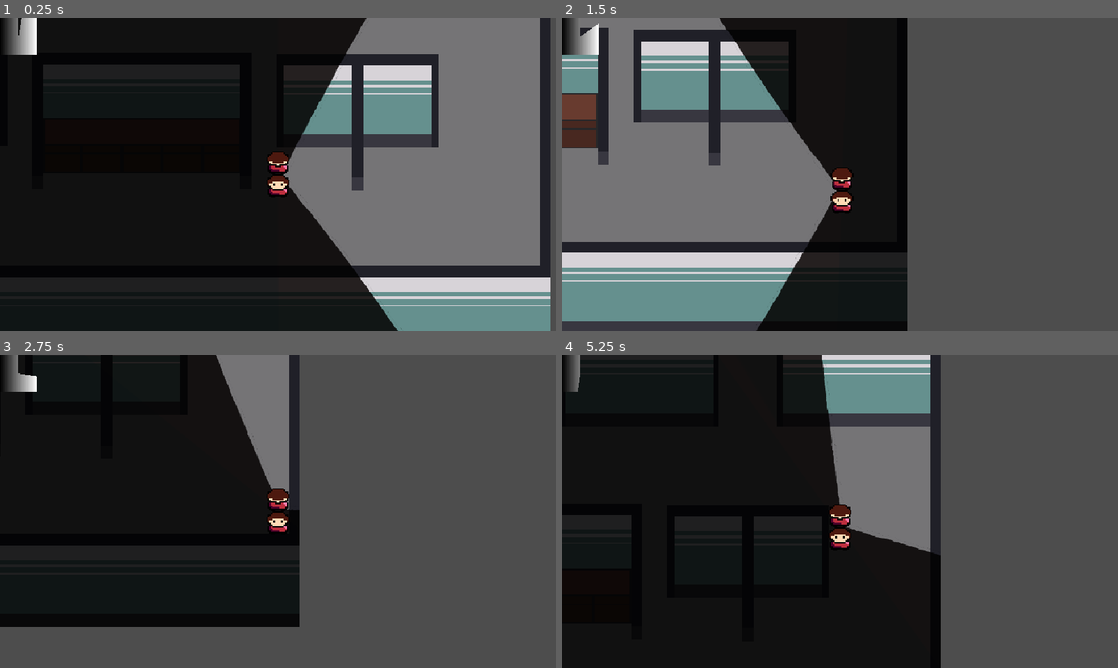
Above: before the commit, frames 1-4 (two rows, left to right).
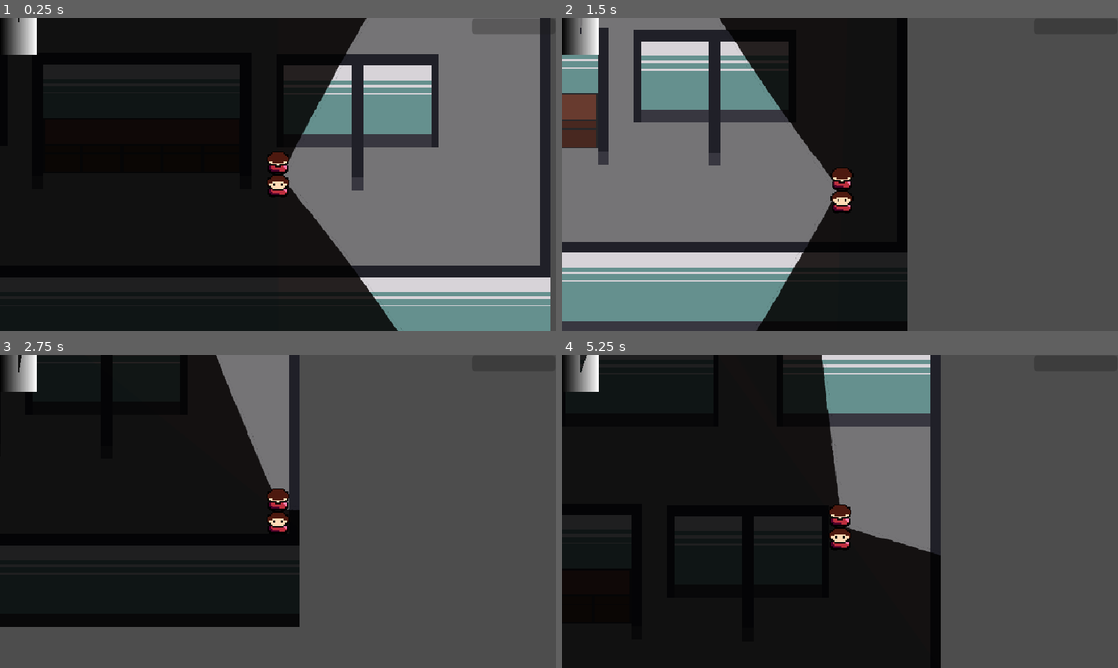
Above: after the commit, the same moments.

Repository: ygda-org/brackeys-26.2
Game: Godot game, scene res://main/main.tscn
The game is run twice, just before and just after one commit, with the same random seed, the same clock (stepped at 60 frames per second) and the same inputs. Sound files missing from this copy of the repository are replaced by a short silence.
Inputs (mouse positions are in pixels of both pictures, inside the frame that each line leads up to):
- Up to frame 1 (0.25 s): no input
- Up to frame 2 (1.5 s): tap Enter at 0.5 s; move the mouse to (962, 158) at 0.52 s; hold D (right) 0.53-1.28 s; click (962, 158) at 0.6 s; move the mouse to (728, 190) at 1.27 s; hold S (down) from 1.28 s (still down); click (728, 190) at 1.35 s
- Up to frame 3 (2.75 s): move the mouse to (333, 442) at 2.02 s; release S (down) at 2.03 s; hold D (right) from 2.03 s (still down); click (333, 442) at 2.1 s
- Up to frame 4 (5.25 s): move the mouse to (812, 574) at 2.77 s; release D (right) at 2.78 s; hold W (up) 2.78-3.53 s; click (812, 574) at 2.85 s; move the mouse to (1006, 558) at 3.52 s; hold A (left) 3.53-5.03 s; click (1006, 558) at 3.6 s; move the mouse to (673, 464) at 4.27 s; click (673, 464) at 4.35 s; tap Space at 5 s; move the mouse to (867, 511) at 5.02 s; hold S (down) from 5.03 s (still down); click (867, 511) at 5.1 s

The runs differ from the first frame. In frame 1, 0.6% of the frame differs, in the area x 3-98%, y 0-6%; in frame 2, 0.1%; in frame 3, 0.2%; in frame 4, 0.4%.

Commit message:
day moves forward

Diff:
--- a/employees/employee_character.gd
+++ b/employees/employee_character.gd
@@ -123,6 +123,7 @@
 func _on_in_task_timeout():
 	current_task = null
 	motivation -= 1
+	GameState.productivity_points += 5
 	$NavigationAgent2D.target_position = home_position.position
 	start_intermission()
 
--- a/globals/game_state.gd
+++ b/globals/game_state.gd
@@ -1,6 +1,6 @@
 extends Node
 
-const DAY_LENGTH = 10.0
+const DAY_LENGTH = 100.0
 
 signal day_started
 signal day_ended
@@ -21,6 +21,7 @@
 var home_positions = []
 
 var productivity_points: int = 0
+var production_requirement: float = 25
 
 func _ready():
 	day_started.connect(start_day)
--- a/ui/hud/hud.gd
+++ b/ui/hud/hud.gd
@@ -5,12 +5,18 @@
 func _ready():
 	$DayTimer.max_value = GameState.DAY_LENGTH
 	$DayTimer.value = GameState.DAY_LENGTH
-	GameState.day_started.connect(set.bind("pause", false))
+	GameState.day_started.connect(_on_day_started)
+
 
 func _process(delta):
 	if pause:
 		return
+	$QuotaBar.value = GameState.productivity_points
 	$DayTimer.value = $DayTimer.value - delta
 	if $DayTimer.value < 0.1:
 		pause = true
 		GameState.day_ended.emit()
+
+func _on_day_started():
+	pause = false
+	$QuotaBar.max_value = GameState.production_requirement
--- a/ui/hud/hud.tscn
+++ b/ui/hud/hud.tscn
@@ -16,3 +16,10 @@
 step = 0.0
 fill_mode = 5
 texture_progress = SubResource("GradientTexture2D_jyp3o")
+
+[node name="QuotaBar" type="ProgressBar" parent="." unique_id=365670585]
+offset_left = 815.0
+offset_top = 1.0
+offset_right = 959.0
+offset_bottom = 28.0
+show_percentage = false
